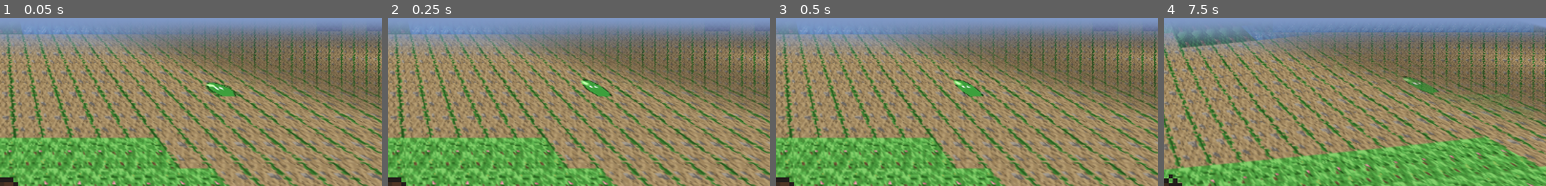
Above: before the commit, frames 1-4 (left to right).
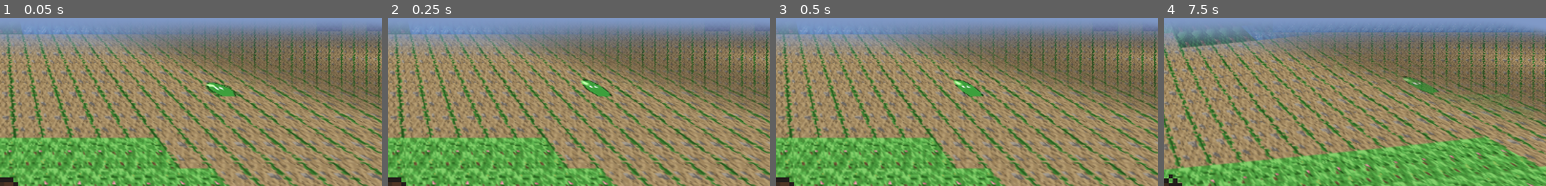
Above: after the commit, the same moments.

Repository: struktured-labs/cowardly-irregular
Game: Godot game, scene res://src/exploration/OverworldScene.tscn
Same seed, same stepped clock (60 frames per second), same inputs: the game is played once before the commit and once after it. This scene is started directly instead of the project's main scene.
Inputs (mouse positions are % of the whole screen's width and height, from its top left):
- Up to frame 1 (0.05 s): no input
- Up to frame 2 (0.25 s): no input
- Up to frame 3 (0.5 s): no input
- Up to frame 4 (7.5 s): tap Enter at 0.5 s; move the mouse to (72, 30) at 0.52 s; hold Right (ui_right) 0.53-1.25 s; hold R (battle_advance) 0.53-1.25 s; click (72, 30) at 0.67 s; tap Z (ui_accept) at 0.77, 1.07, 3.77, 4.07, 6.77, 7.07 s; drag from (30, 43) to (outside the picture) at 1.27 s; move the mouse to (60, 8) at 2.02 s; hold Right (ui_right) 2.03-2.75 s; hold Tab (battle_toggle_auto) 2.03-2.75 s; drag from (45, 62) to (21, 3) at 2.77 s; move the mouse to (80, 55) at 3.52 s; hold Left (ui_left) 3.53-4.25 s; tap E (camera_rotate_right) at 3.6 s; drag from (20, 17) to (47, 85) at 4.27 s; move the mouse to (55, 36) at 5.02 s; hold Down (ui_down) 5.03-5.75 s; tap Alt at 5.1 s; click (55, 36) at 5.17 s; drag from (35, 4) to (55, 82) at 5.77 s; move the mouse to (72, 30) at 6.52 s; hold Up (ui_up) 6.53-7.25 s; tap Y at 6.6 s; drag from (30, 43) to (54, 95) at 7.27 s
The pictures show only the part of the screen within x 50-100%, y 1-51%; the shares and areas given below are measured in that part.

The runs differ from the first frame. In frame 4, 0.1% of the frame differs, in the area x 96-100%, y 4-10%.

Commit message:
fix: Mode 7 shader + overlay stability — 6 bug fixes
- Shader: guard log(h) against NaN with max(h, 0.001)
- Shader: widen edge softness 0.015→0.06 to reduce rotation artifacts
- Shader: uncap world_rotation uniform for full 360° support
- Overlay: fallback visibility if player texture fails to load
- Overlay: align deadzone threshold to GamepadFilter's 0.2
- Player: circle collision shape eliminates directional bias with camera rotation

Co-Authored-By: Claude Opus 4.6 (1M context) <noreply@anthropic.com>

Diff:
--- a/src/exploration/Mode7Overlay.gd
+++ b/src/exploration/Mode7Overlay.gd
@@ -17,6 +17,8 @@
 var _player_ref: Node2D
 var _shader_mat: ShaderMaterial
 
+# TODO: Rotation visuals degrade past ~180° — shader texture sampling wraps poorly at extremes
+# TODO: Movement still feels slippery with camera rotation; consider acceleration curve
 var _current_rotation: float = 0.0
 const ROTATION_SPEED: float = 2.5
 const SWAY_PIXELS: float = 16.0
@@ -89,8 +91,12 @@
 
 	var src = _player_ref.get_node_or_null("Sprite")
 	if not src or not src.texture:
+		# Ensure player stays visible if overlay can't take over
+		if _player_overlay_sprite:
+			_player_overlay_sprite.visible = false
 		return
 	_player_overlay_sprite.texture = src.texture
+	_player_overlay_sprite.visible = true
 	var tex_h = src.texture.get_height()
 	var s = player_display_size / max(float(tex_h), 1.0)
 	_player_overlay_sprite.flip_h = src.flip_h
@@ -102,13 +108,14 @@
 
 	# Camera rotation: right stick only (no movement-based auto-turn)
 	var cam_input = GamepadFilter.right_stick_x
-	if abs(cam_input) < 0.1:
+	if abs(cam_input) < 0.2:
+		# Keyboard fallback for camera rotation
 		if Input.is_key_pressed(KEY_E):
 			cam_input = 1.0
 		elif Input.is_key_pressed(KEY_Q):
 			cam_input = -1.0
 
-	if abs(cam_input) > 0.1:
+	if abs(cam_input) > 0.2:
 		_current_rotation += cam_input * ROTATION_SPEED * delta
 
 	camera_angle = _current_rotation
--- a/src/exploration/OverworldPlayer.gd
+++ b/src/exploration/OverworldPlayer.gd
@@ -214,11 +214,11 @@
 	_sprite.name = "Sprite"
 	add_child(_sprite)
 
-	# Setup collision shape
+	# Setup collision shape — circle avoids directional bias with Mode 7 camera rotation
 	var collision = CollisionShape2D.new()
 	collision.name = "Collision"
-	var shape = RectangleShape2D.new()
-	shape.size = Vector2(24, 24)  # Slightly smaller than sprite for easier navigation
+	var shape = CircleShape2D.new()
+	shape.radius = 12.0  # Slightly smaller than sprite for easier navigation
 	collision.shape = shape
 	collision.position = Vector2(0, 4)  # Offset down slightly (feet collision)
 	add_child(collision)
--- a/src/shaders/mode7.gdshader
+++ b/src/shaders/mode7.gdshader
@@ -5,7 +5,7 @@
 uniform float near_scale : hint_range(0.05, 0.5) = 0.22;
 uniform float ground_y : hint_range(0.3, 0.95) = 0.52;
 uniform float curvature : hint_range(0.0, 0.2) = 0.01;
-uniform float world_rotation : hint_range(-3.14159, 3.14159) = 0.0;
+uniform float world_rotation = 0.0;
 uniform vec4 sky_top : source_color = vec4(0.25, 0.35, 0.65, 1.0);
 uniform vec4 sky_bottom : source_color = vec4(0.55, 0.65, 0.85, 1.0);
 uniform vec4 fog_color : source_color = vec4(0.50, 0.60, 0.78, 1.0);
@@ -22,14 +22,14 @@
 	} else if (h_raw < near_scale) {
 		result = fog_color;
 	} else {
-		float h = h_raw;
+		float h = max(h_raw, 0.001);
 
 		float x_width = near_scale / h;
 		float depth = 1.0 - h;
 		float planet = 1.0 - curvature * depth * depth;
 		float sx = (uv.x - 0.5) * x_width * planet + 0.5;
 
-		float sy = ground_y + near_scale * log(h);
+		float sy = ground_y + near_scale * log(max(h, 0.001));
 
 		// Rotate sample coords around camera center in texture space
 		float cr = cos(world_rotation);
@@ -39,8 +39,10 @@
 		sx = dx * cr - dy * sr + 0.5;
 		sy = dx * sr + dy * cr + ground_y;
 
-		float edge_x = smoothstep(0.0, 0.015, sx) * smoothstep(1.0, 0.985, sx);
-		float edge_y = smoothstep(0.0, 0.015, sy);
+		// Wider edge softness to prevent harsh lines during camera rotation
+		float edge_margin = 0.06;
+		float edge_x = smoothstep(0.0, edge_margin, sx) * smoothstep(1.0, 1.0 - edge_margin, sx);
+		float edge_y = smoothstep(0.0, edge_margin, sy) * smoothstep(1.0, 1.0 - edge_margin, sy);
 		float edge = edge_x * edge_y;
 
 		vec2 sample_uv = clamp(vec2(sx, sy), vec2(0.0), vec2(1.0));
